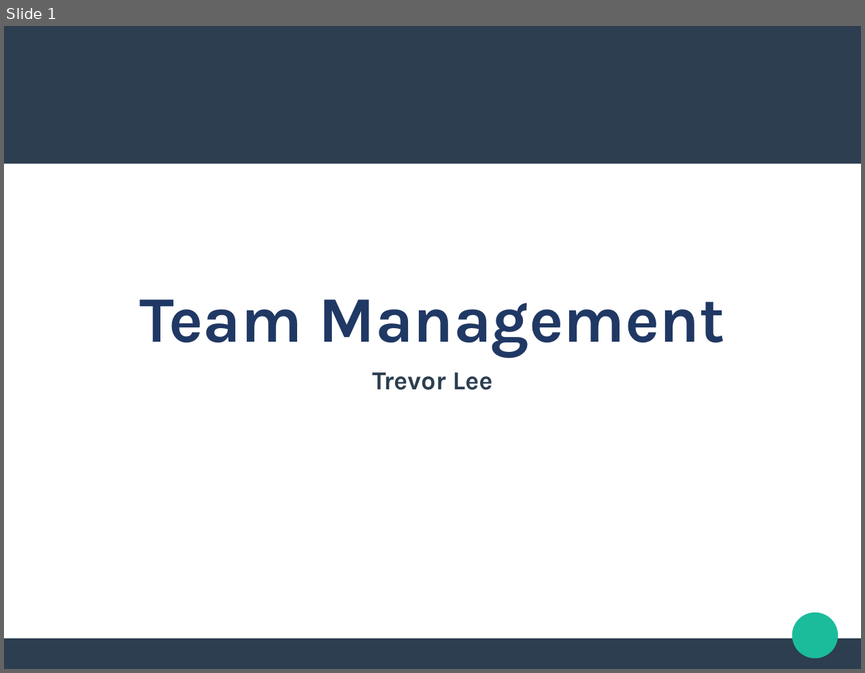
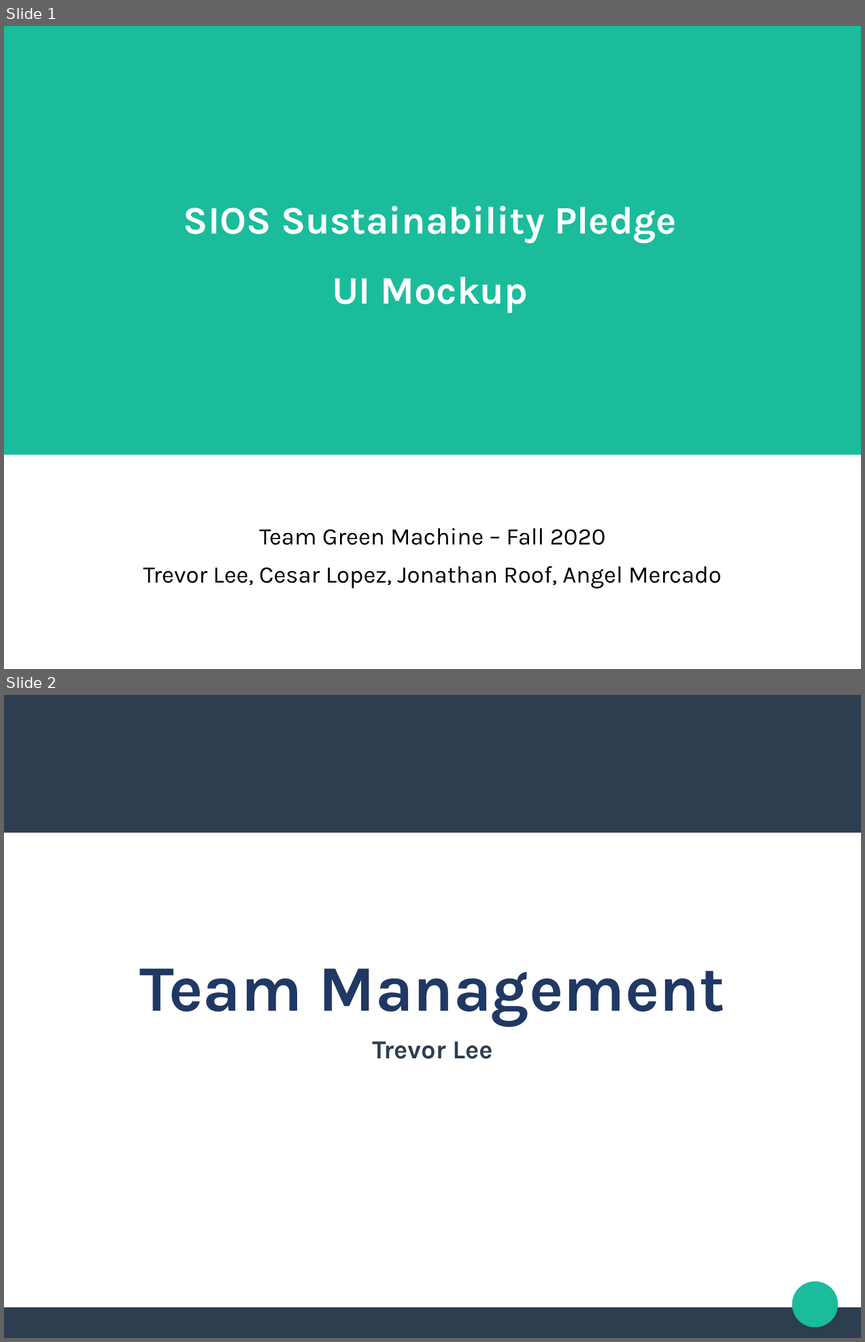
Before and after one commit to GGC-SD/SustainabilityWebsite, a slide deck: Fall2020HTMLDemo/UI.odp. Shown one above the other, each under a label of ours: slide 1 before the commit, slides 1 and 2 after it. The pictures are 865x673 and 865x1342 pixels, drawn with LibreOffice and Linux fonts; fonts in the diff are those of the drawing. Boxes give left, top, right and bottom in pixels: in the first picture for what was removed or moved away, otherwise in the second. Text is boxed around its words. In the diff, an @@ line names an element or a change of style, - is before the commit and + after.

Commit message:
Last update to presentation

```diff
--- a/Fall2020HTMLDemo/UI.odp
+++ b/Fall2020HTMLDemo/UI.odp
@@ slide 1 added at (x1=4, y1=26, x2=861, y2=669), background #FFFFFF @@
@@ freeform shape added at (x1=4, y1=26, x2=861, y2=454), fill #1ABC9C @@
@@ title added at (x1=184, y1=206, x2=676, y2=312), 36 pt, text #FFFFFF, bold @@
+SIOS Sustainability Pledge
+UI Mockup
@@ subtitle added at (x1=143, y1=528, x2=721, y2=588), 22 pt, text #000000 @@
+Team Green Machine – Fall 2020
+Trevor Lee, Cesar Lopez, Jonathan Roof, Angel Mercado
@@ what was slide 1 is now slide 2 @@
```
